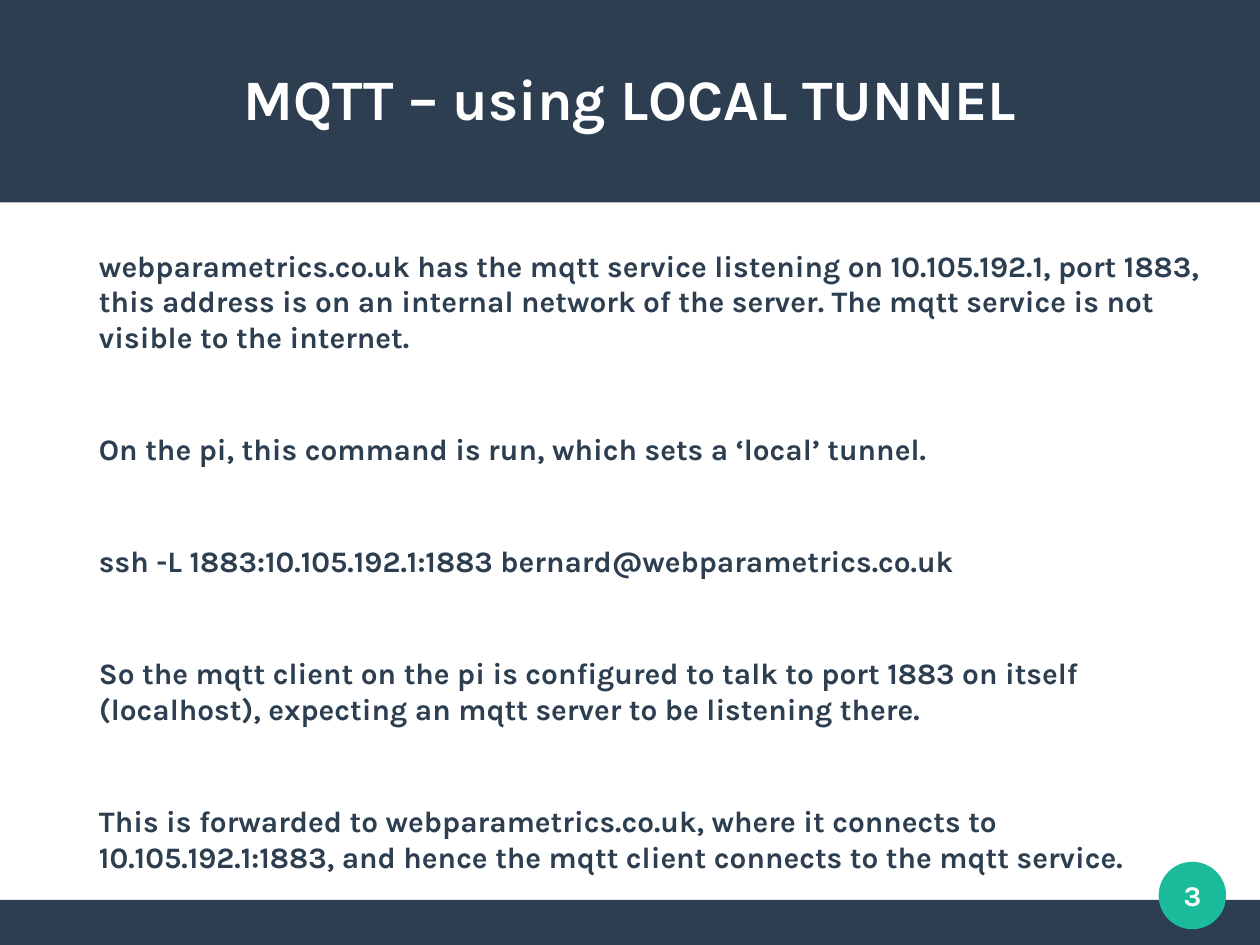
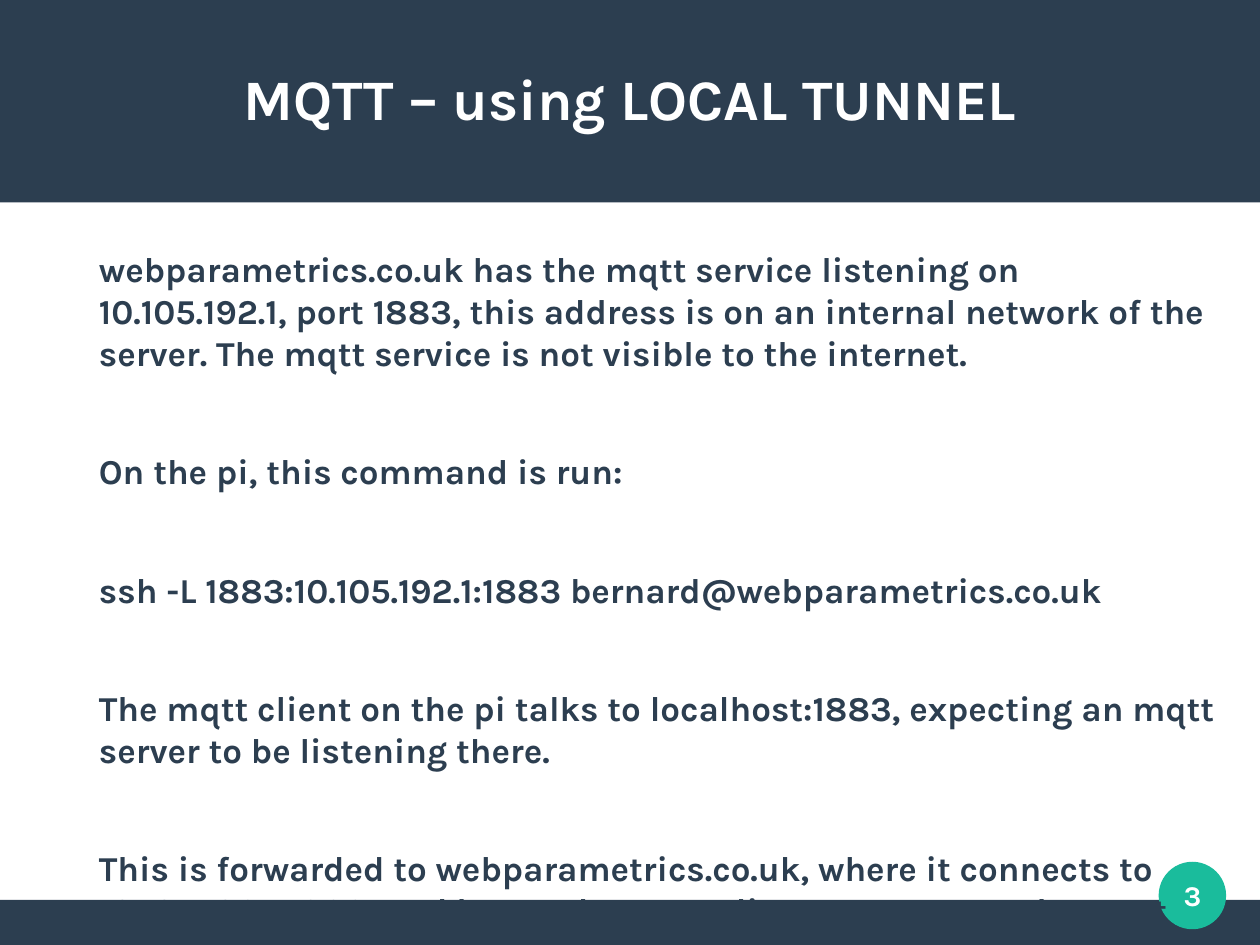
Before and after one commit to bernie-skipole/acremscope-pi, a slide deck: slide 3 of sshtunnel.odp. Drawn at 1260x945 pixels with LibreOffice and Linux fonts; fonts in the diff are those of the drawing. Boxes give left, top, right and bottom in pixels: in the first picture for what was removed or moved away, otherwise in the second. Text is boxed around its words. In the diff, an @@ line names an element or a change of style, - is before the commit and + after.

```diff
--- a/sshtunnel.odp
+++ b/sshtunnel.odp
@@ text at (99, 257, 1214, 917): paragraph removed @@
-The user bernard is used throughout, as ssh keys are under this username and no passwords are required.
@@ text at (99, 257, 1204, 917): size 18.7 to 22 pt in "webparametrics.co.uk has the mqtt service listening on ...", "ssh -L 1883:10.105.192.1:1883 bernard@webparametrics.co.uk", "This is forwarded to webparametrics.co.uk, where it ..." @@
@@ text at (99, 459, 623, 493): text changed; size 18.7 to 22 pt @@
-On the pi, this command is run, which sets a ‘local’ tunnel.
+On the pi, this command is run:
@@ text at (99, 696, 1214, 772): text changed; size 18.7 to 22 pt @@
-So the mqtt client on the pi is configured to talk to port 1883 on itself (localhost), expecting an mqtt server to be listening there.
+The mqtt client on the pi talks to localhost:1883, expecting an mqtt server to be listening there.
```
Also in this commit, not shown: 8 other slides changed.
